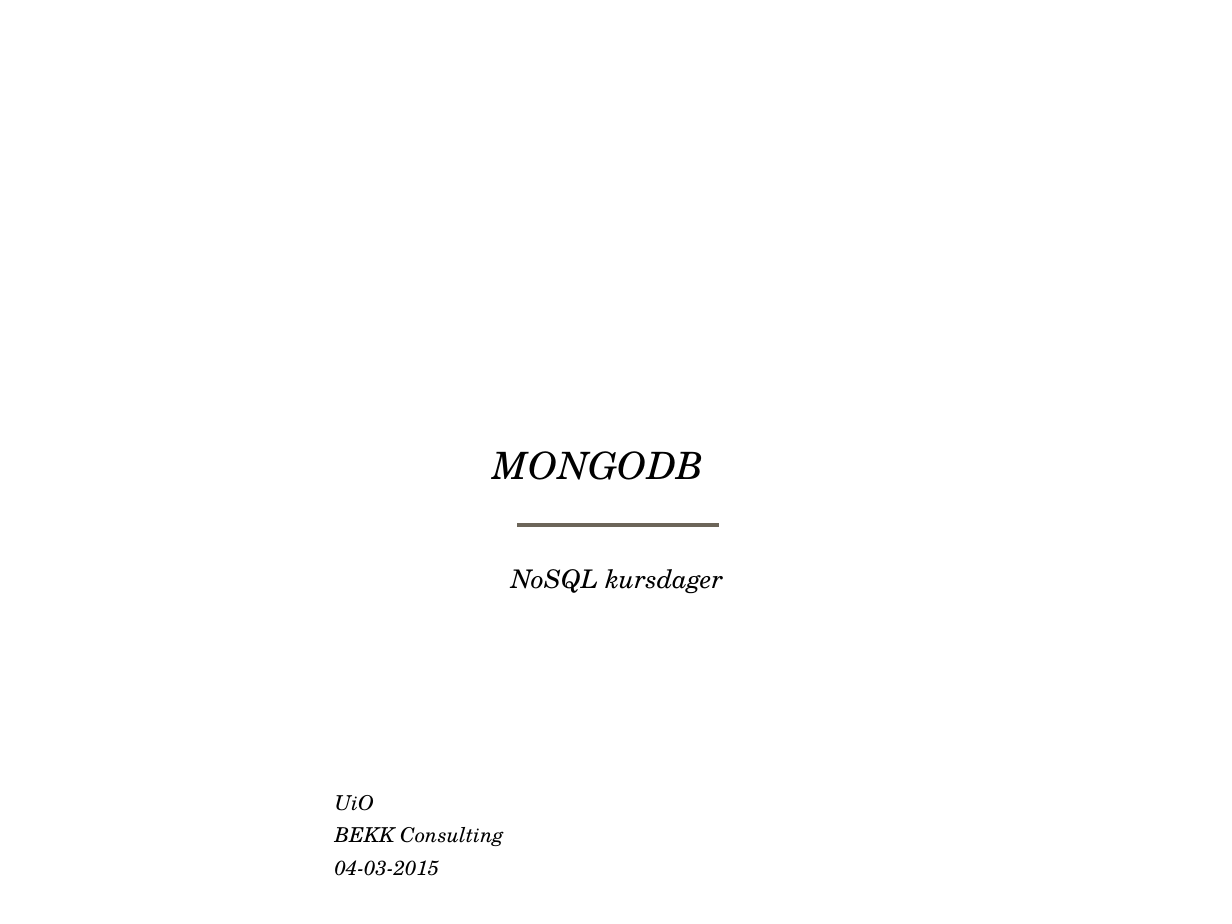
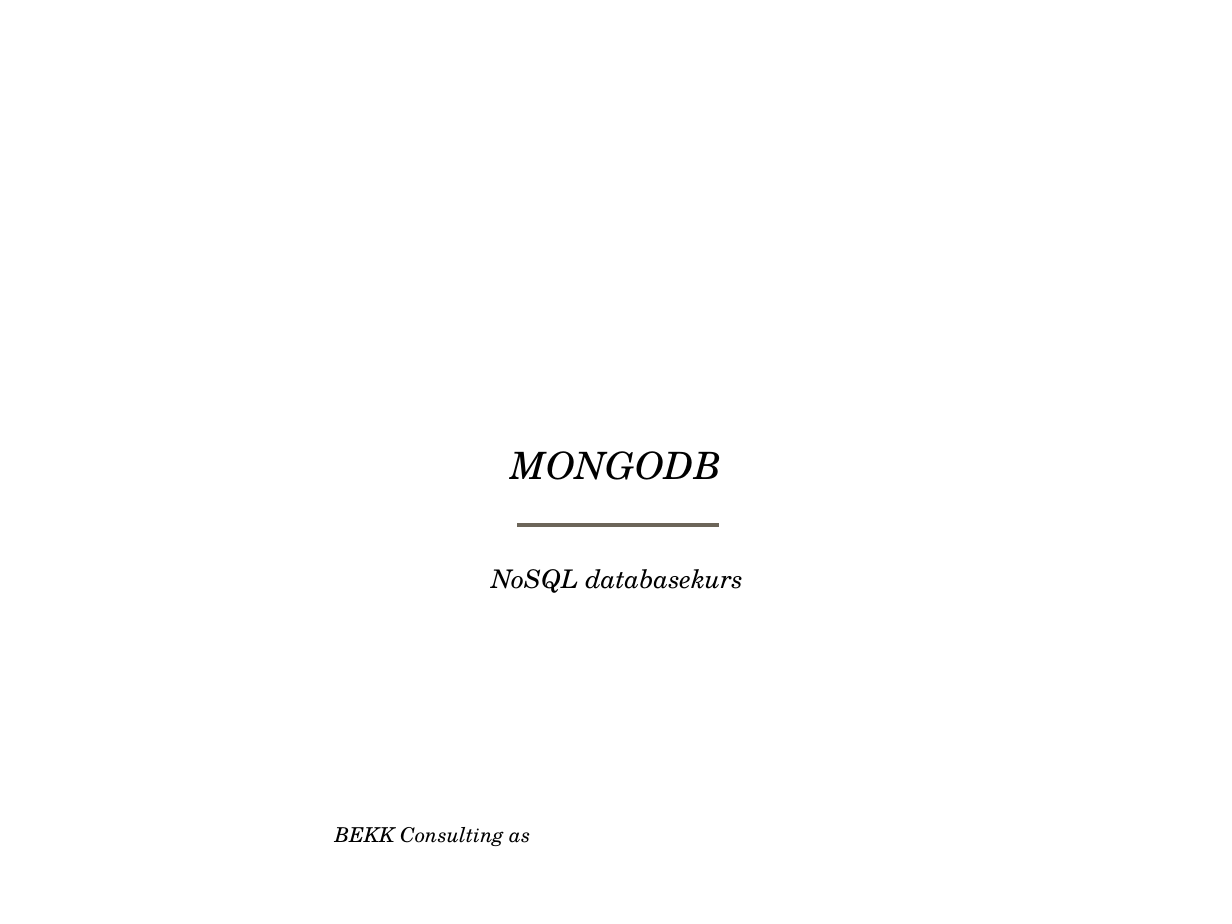
Before and after one commit to bekkopen/databasekurs, a slide deck: slide 1 of mongodb/mongodb-slides.pptx. Drawn at 1232x924 pixels with LibreOffice and Linux fonts; fonts in the diff are those of the drawing; background and template pictures are left out. Boxes give left, top, right and bottom in pixels: in the first picture for what was removed or moved away, otherwise in the second. Text is boxed around its words. In the diff, an @@ line names an element or a change of style, - is before the commit and + after.

Commit message:
Rettet litt i mongo-presentasjonen

```diff
--- a/mongodb/mongodb-slides.pptx
+++ b/mongodb/mongodb-slides.pptx
@@ title "MONGODB": place and size @@
-title "MONGODB" at bbox=[493, 451, 704, 480]
+title "MONGODB" at bbox=[511, 451, 722, 480]
@@ subtitle at bbox=[491, 569, 743, 593]: text changed @@
-NoSQL kursdager
+NoSQL databasekurs
@@ text removed at bbox=[335, 795, 374, 811] @@
-UiO
@@ text at bbox=[335, 827, 530, 846]: text changed @@
-BEKK Consulting
+BEKK Consulting as
@@ text removed at bbox=[335, 860, 440, 876] @@
-04-03-2015
```
Also in this commit, not shown: 1 other slide changed, 2 slides removed.
